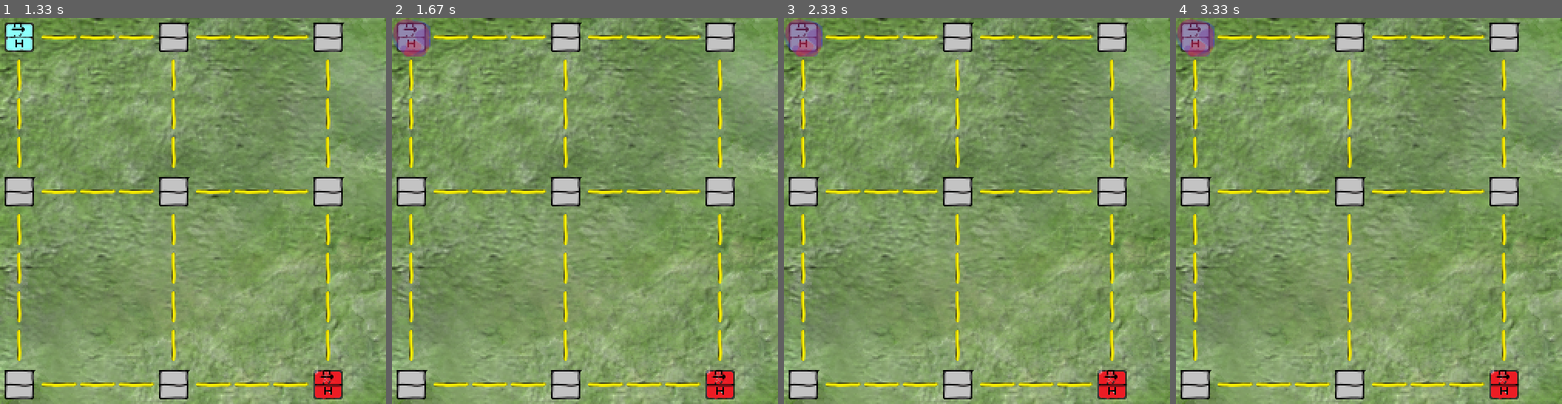
Above: before the commit, frames 1-4 (left to right).
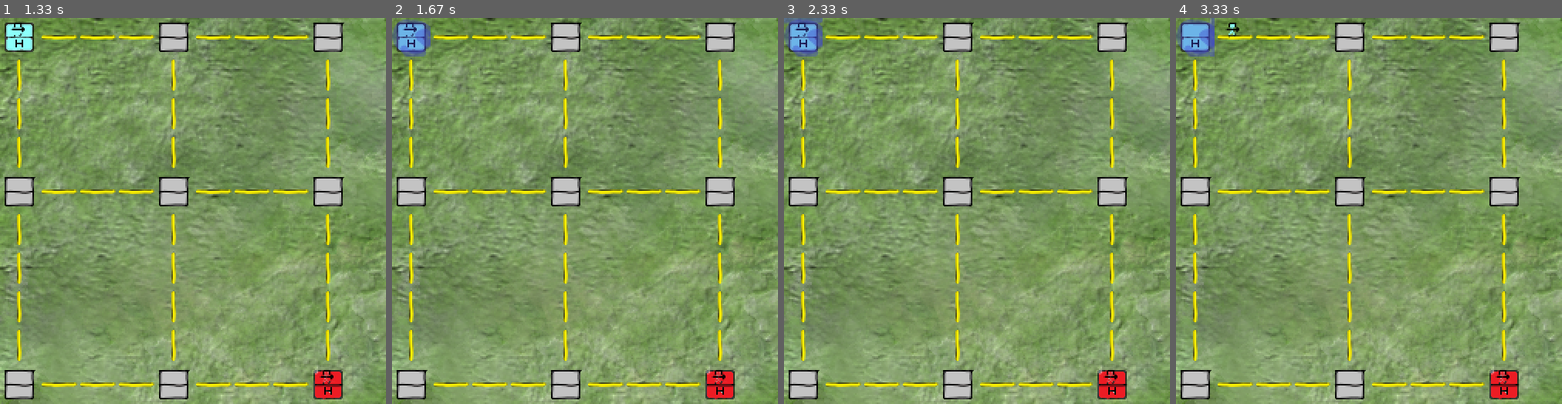
Above: after the commit, the same moments.

Repository: czebrose/ML_Projects
Game: pygame game, started from ML-Tutorial/NodeFightGame/game.py
Same seed, same stepped clock (60 frames per second), same inputs: the game is played once before the commit and once after it.
Inputs (mouse positions are in pixels of both pictures, inside the frame that each line leads up to):
- Up to frame 1 (1.33 s): press the mouse at (177, 226) at 0.37 s; move the mouse to (247, 214) at 0.47 s; release the mouse at (316, 199) at 0.6 s
- Up to frame 2 (1.67 s): click (411, 37) at 1.45 s
- Up to frame 3 (2.33 s): hold Up from 1.8 s (still down); move the mouse to (834, 218) at 1.83 s
- Up to frame 4 (3.33 s): release Up at 2.57 s; hold Right from 2.6 s (still down)

Frame 1 is identical in both runs. In frame 2, 0.7% of the frame differs, in the area x 0-10%, y 0-10%; in frame 3, 0.8%; in frame 4, 0.9%, in the area x 0-17%, y 0-10%.

Commit message:
Fixed some passing errors that were causing units to die when standing on paused nodes.

Diff:
--- a/ML-Tutorial/NodeFightGame/game.py
+++ b/ML-Tutorial/NodeFightGame/game.py
@@ -1,10 +1,10 @@
 import pygame
 import io
 import util
+from util import Direction
 from player import PlayerColor, PlayerInput
 from node import Node, Building
 from road import Road
-from location import Direction
 
 
 WIN_WIDTH = 500
--- a/ML-Tutorial/NodeFightGame/location.py
+++ b/ML-Tutorial/NodeFightGame/location.py
@@ -1,14 +1,5 @@
 import random
-from enum import Enum
-from node import Unit
-
-
-class Direction(Enum):
-    ERROR = -1
-    NORTH = 0
-    SOUTH = 1
-    EAST = 2
-    WEST = 3
+from util import Direction
 
 
 class Location:
@@ -61,26 +52,32 @@
         if neighbor is None:
             return
         neighbor.expected_units.append((self.unit_in_loc, self))
+        self.unit_in_loc = None
 
     def resolve_move_conflicts(self):
-        if len(self.expected_units) > 1:
-            accept_index = random.randint(0, len(self.expected_units)-1)
-            blocked_locations = []
-            for index in range(0, len(self.expected_units)):
-                if index is not accept_index:
-                    unit, loc = self.expected_units[index]
-                    blocked_locations.append(loc)
-            self.expected_units = [self.expected_units[accept_index]]
-            self.resolve_blocked_locations(blocked_locations)
+        accept_index = -1
+        accepted_unit = None
+        if self.unit_in_loc is None and len(self.expected_units) > 0:
+            accept_index = random.randint(0, len(self.expected_units) - 1)
+            accepted_unit = self.expected_units[accept_index]
+        blocked_units = []
+        for index in range(0, len(self.expected_units)):
+            if index is not accept_index:
+                blocked_units.append(self.expected_units[index])
+        self.expected_units = []
+        if accepted_unit:
+            self.expected_units.append(accepted_unit)
+        self.resolve_blocked_locations(blocked_units)
 
     @staticmethod
-    def resolve_blocked_locations(blocked_locations):
-        while len(blocked_locations) > 0:
-            popped_loc = blocked_locations.pop(0)
-            if len(popped_loc.expected_units) > 0:
-                for blocked_unit, blocked_loc in popped_loc.expected_units:
-                    blocked_locations.append(blocked_loc)
-                popped_loc.expected_units = []
+    def resolve_blocked_locations(blocked_units):
+        while len(blocked_units) > 0:
+            unit, loc = blocked_units.pop(0)
+            if len(loc.expected_units) > 0:
+                for blocked_unit in loc.expected_units:
+                    blocked_units.append(blocked_unit)
+            loc.unit_in_loc = unit
+            loc.expected_units = []
 
     def resolve_passing_conflicts(self):
         if len(self.expected_units) >= 1 and self.unit_in_loc is not None:
@@ -98,5 +95,4 @@
                 if self is loc.neighbors[direction]:
                     unit.direction = direction
             self.unit_in_loc = unit
-            loc.unit_in_loc = None
             self.expected_units = []
--- a/ML-Tutorial/NodeFightGame/node.py
+++ b/ML-Tutorial/NodeFightGame/node.py
@@ -1,8 +1,9 @@
 import pygame
 from enum import Enum
 import util
+from util import Direction
 from unit import Unit, UnitType
-from location import Location, Direction
+from location import Location
 from player import PlayerColor
 
 
--- a/ML-Tutorial/NodeFightGame/player.py
+++ b/ML-Tutorial/NodeFightGame/player.py
@@ -1,4 +1,5 @@
 import util
+from util import Direction
 import pygame
 from enum import Enum
 
@@ -22,13 +23,30 @@
 
     def check_input(self, global_map):
         (button1, button2, button3) = pygame.mouse.get_pressed()
-        if button1:
+        if (button1 and self.color is PlayerColor.BLUE)\
+                or (button3 and self.color is PlayerColor.RED):
             (x, y) = pygame.mouse.get_pos()
             print(str(x) + "," + str(y))
             for col in global_map:
                 for loc in col:
                     if loc is not None and loc.check_click(x, y):
                         self.highlight_node = loc
+        if self.highlight_node:
+            keys = pygame.key.get_pressed()
+            if self.color == PlayerColor.BLUE:
+                if keys[pygame.K_LEFT]:
+                    self.highlight_node.exit_direction[self.color] = Direction.WEST
+                elif keys[pygame.K_RIGHT]:
+                    self.highlight_node.exit_direction[self.color] = Direction.EAST
+                elif keys[pygame.K_UP]:
+                    self.highlight_node.exit_direction[self.color] = Direction.NORTH
+                elif keys[pygame.K_DOWN]:
+                    self.highlight_node.exit_direction[self.color] = Direction.SOUTH
+                elif keys[pygame.K_KP0]:
+                    self.highlight_node.exit_direction[self.color] = None
+            elif self.color == PlayerColor.RED:
+                pass
+
         return global_map
 
     def draw(self, win):
--- a/ML-Tutorial/NodeFightGame/road.py
+++ b/ML-Tutorial/NodeFightGame/road.py
@@ -1,6 +1,7 @@
 import pygame
 import util
-from location import Location, Direction
+from util import Direction
+from location import Location
 from node import Node
 
 
--- a/ML-Tutorial/NodeFightGame/util.py
+++ b/ML-Tutorial/NodeFightGame/util.py
@@ -1,5 +1,6 @@
 import pygame
 import os
+from enum import Enum
 
 
 SPAWN_DELAY = 5
@@ -13,5 +14,13 @@
 NODE_WIDTH = 50
 
 
+class Direction(Enum):
+    ERROR = -1
+    NORTH = 0
+    SOUTH = 1
+    EAST = 2
+    WEST = 3
+
+
 def load_img(img_name):
     return pygame.transform.scale2x(pygame.image.load(os.path.join("imgs", img_name)))
